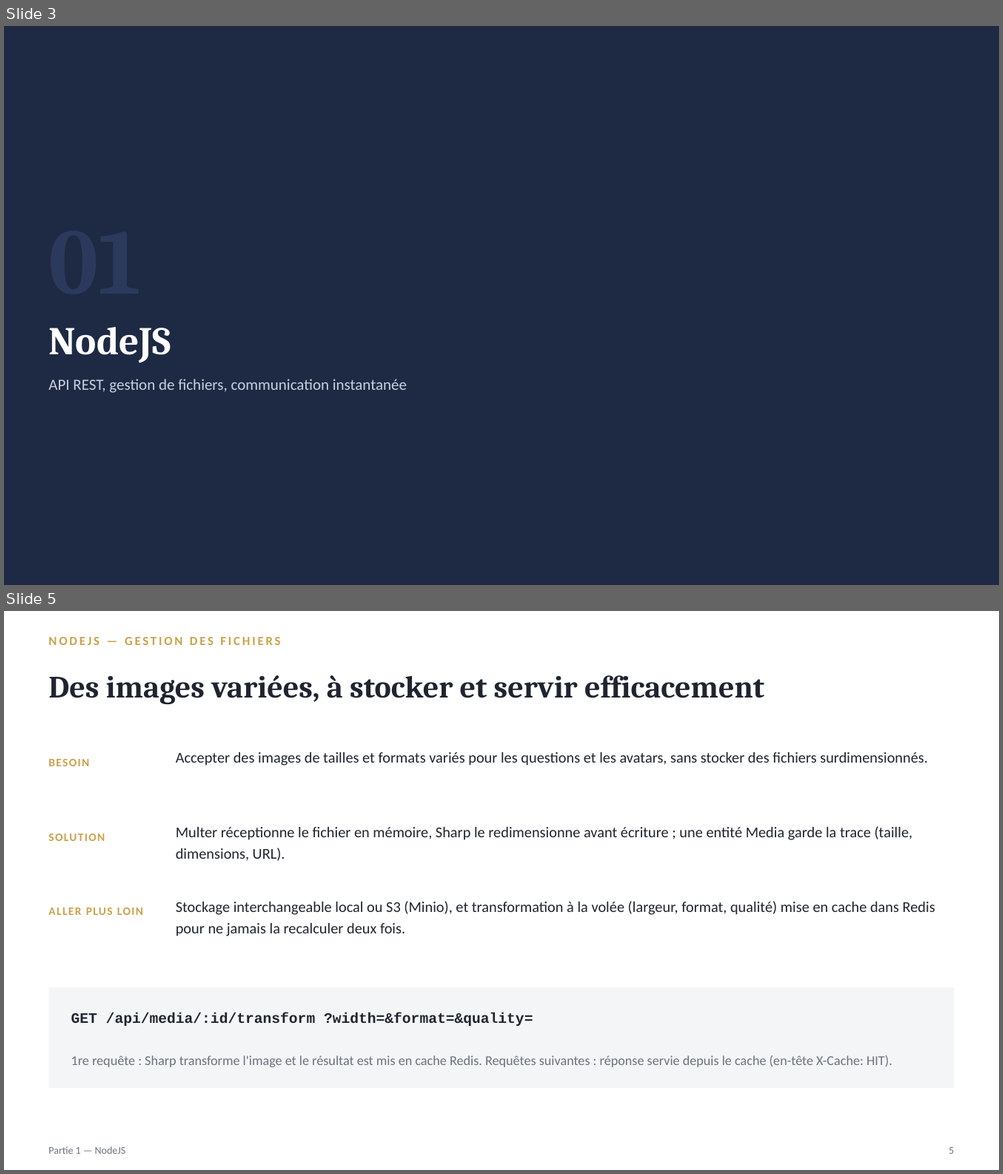
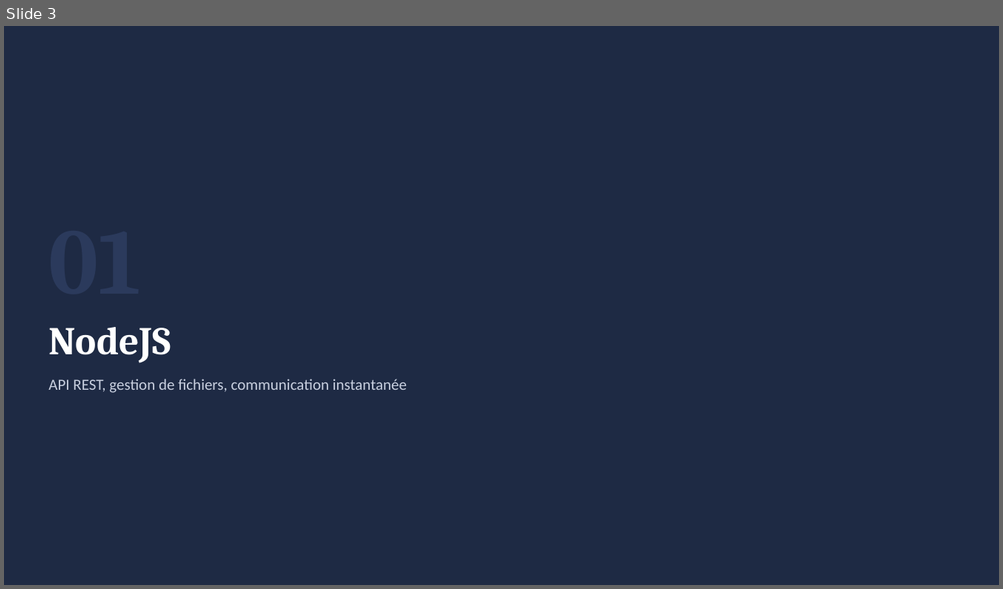
Before and after one commit to phasna/Quiz, a slide deck: quiz_soutenance.pptx. Shown one above the other, each under a label of ours: slides 3 and 5 before the commit, slide 3 after it; the slides between them are not shown. The pictures are 1003x1174 and 1003x589 pixels, drawn with LibreOffice and Linux fonts; fonts in the diff are those of the drawing. Boxes give left, top, right and bottom in pixels: in the first picture for what was removed or moved away, otherwise in the second. Text is boxed around its words. In the diff, an @@ line names an element or a change of style, - is before the commit and + after.

```diff
--- a/quiz_soutenance.pptx
+++ b/quiz_soutenance.pptx
@@ slide 5 removed at (4,611,999,1170), background #FFFFFF @@
@@ text removed at (48,637,280,645) @@
-NODEJS — GESTION DES FICHIERS
@@ text removed at (48,675,764,705) @@
-Des images variées, à stocker et servir efficacement
@@ text removed at (48,759,89,766) @@
-BESOIN
@@ text removed at (176,752,928,766) @@
-Accepter des images de tailles et formats variés pour les questions et les avatars, sans stocker des fichiers surdimensionnés.
@@ text removed at (176,826,913,861) @@
-Multer réceptionne le fichier en mémoire, Sharp le redimensionne avant écriture ; une entité Media garde la trace (taille, dimensions, URL).
@@ text removed at (48,834,105,841) @@
-SOLUTION
@@ text removed at (48,908,143,915) @@
-ALLER PLUS LOIN
@@ text removed at (176,901,935,937) @@
-Stockage interchangeable local ou S3 (Minio), et transformation à la volée (largeur, format, qualité) mise en cache dans Redis pour ne jamais la recalculer deux fois.
@@ rectangle removed at (48,988,954,1088) @@
@@ text removed at (71,1013,532,1026) @@
-GET /api/media/:id/transform ?width=&format=&quality=
@@ text removed at (71,1056,892,1068) @@
-1re requête : Sharp transforme l'image et le résultat est mis en cache Redis. Requêtes suivantes : réponse servie depuis le cache (en-tête X-Cache: HIT).
@@ text removed at (48,1147,126,1154) @@
-Partie 1 — NodeJS
@@ text removed at (948,1147,953,1154) @@
-5
```
Also in this commit, not shown: 7 slides changed, 9 slides added, 2 other slides removed, 2 other files.
